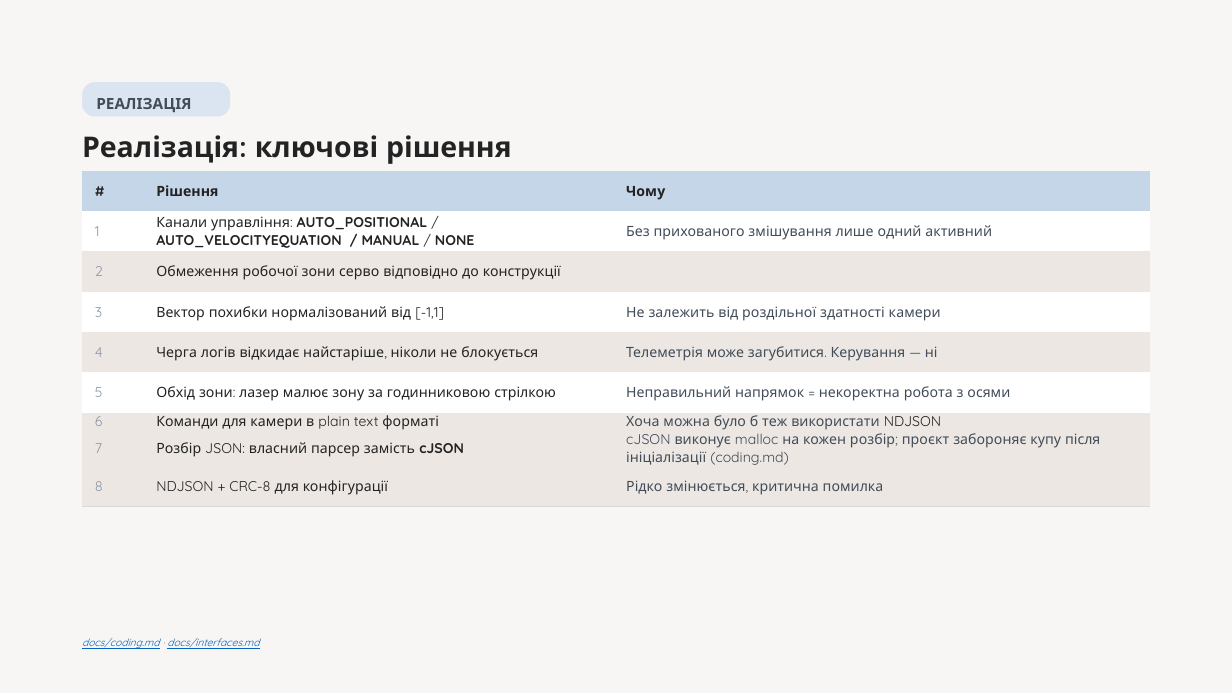
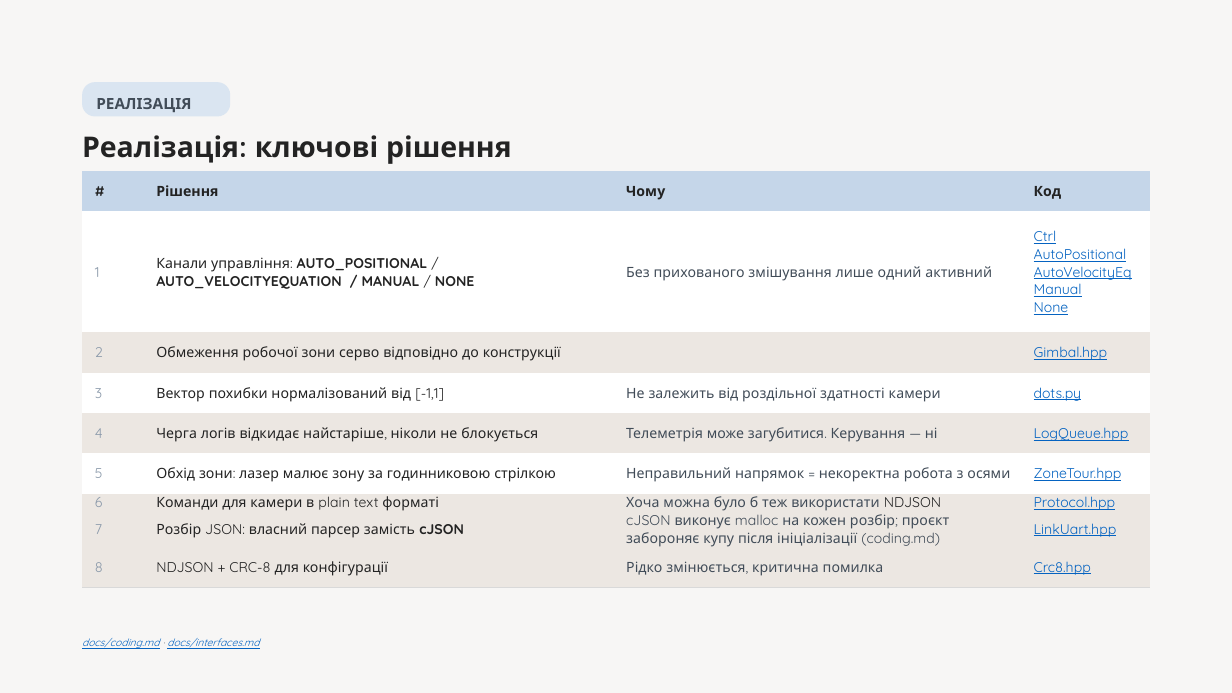
Before and after one commit to melnikvitaly/workshops, a slide deck: slide 7 of workshop-7-final_project/docs/assestment/presentation/Laser Gimbal with Camera Tracking on ESP32-S3.pptx. Drawn at 1232x693 pixels with LibreOffice and Linux fonts; fonts in the diff are those of the drawing. Boxes give left, top, right and bottom in pixels: in the first picture for what was removed or moved away, otherwise in the second. Text is boxed around its words. In the diff, an @@ line names an element or a change of style, - is before the commit and + after.

```diff
--- a/workshop-7-final_project/docs/assestment/presentation/Laser Gimbal with Camera Tracking on ESP32-S3.pptx
+++ b/workshop-7-final_project/docs/assestment/presentation/Laser Gimbal with Camera Tracking on ESP32-S3.pptx
@@ table at bbox=[82, 171, 1151, 585] @@
+column 4: Код | Ctrl / AutoPositional / AutoVelocityEq / Manual / None | Gimbal.hpp | dots.py | LogQueue.hpp | ZoneTour.hpp | Protocol.hpp | LinkUart.hpp | Crc8.hpp
```
Also in this commit, not shown: 3 other slides changed.
